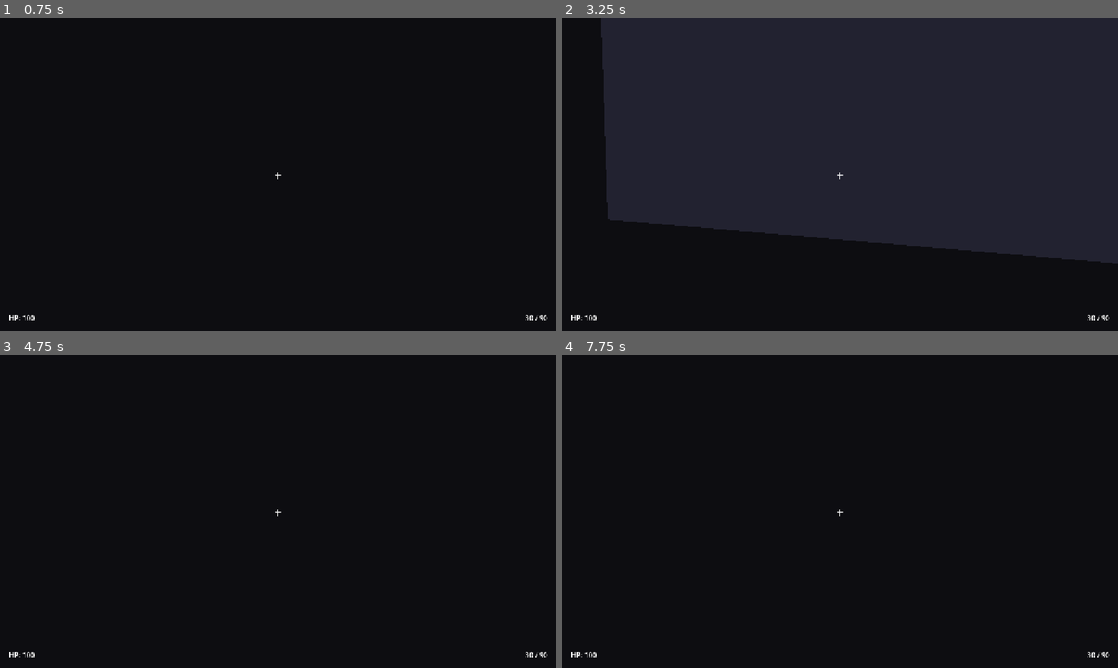
Above: before the commit, frames 1-4 (two rows, left to right).
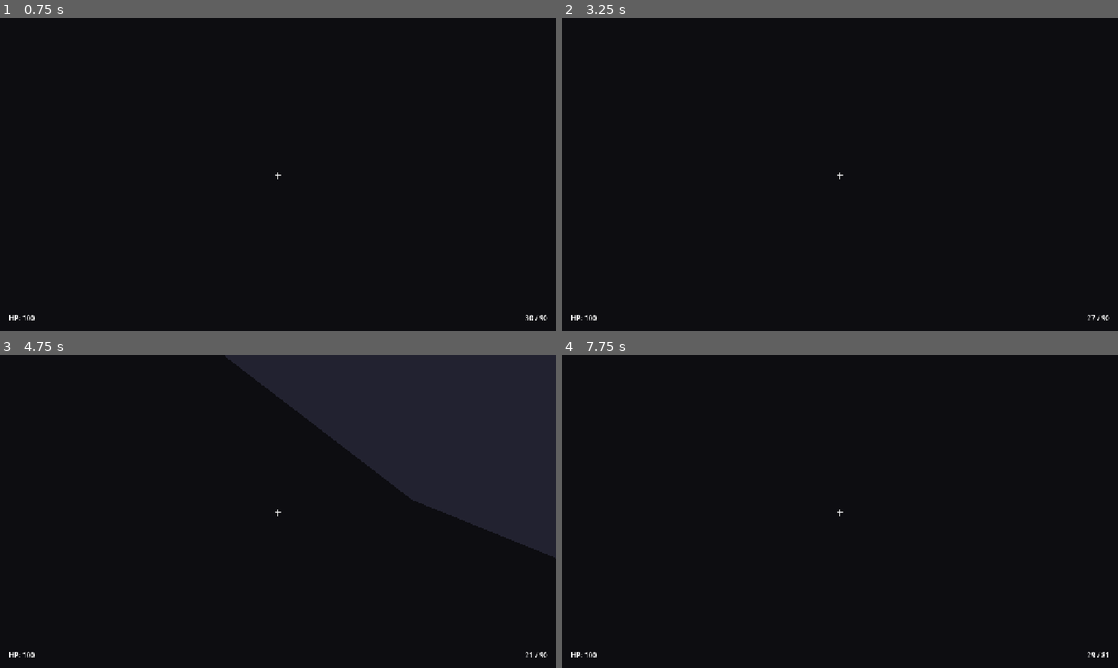
Above: after the commit, the same moments.

Repository: scholardream/Web-version-CS1.6-like-game
Game: Godot game, scene res://scenes/main.tscn
Same seed, same stepped clock (60 frames per second), same inputs: the game is played once before the commit and once after it.
Inputs (mouse positions are in pixels of both pictures, inside the frame that each line leads up to):
- Up to frame 1 (0.75 s): tap Enter at 0.5 s; move the mouse to (305, 174) at 0.52 s; hold W (move_forward) from 0.53 s (still down); hold Ctrl (crouch) from 0.53 s (still down)
- Up to frame 2 (3.25 s): keep holding W (move_forward); tap Space (jump) at 0.77, 1.25, 1.52, 2.75, 3.02 s; click (867, 174) at 0.8 s; move the mouse to (812, 174) at 1.27 s; release Ctrl (crouch) at 1.28 s; click (812, 174) at 1.35 s; tap Shift (walk) at 1.55 s; tap Enter at 2 s; move the mouse to (851, 168) at 2.02 s; hold Shift (walk) 2.03-2.78 s; tap Ctrl (crouch) at 2.3, 2.85 s; move the mouse to (834, 180) at 2.77 s; click (834, 180) at 3.05 s
- Up to frame 3 (4.75 s): keep holding W (move_forward); move the mouse to (316, 514) at 3.52 s; press the mouse at (316, 514) at 3.53 s; tap Space (jump) at 3.77, 4.52 s; tap Shift (walk) at 3.8, 4.35 s; tap R (reload) at 4.15 s; tap Enter at 4.25 s; move the mouse to (233, 508) at 4.27 s; release the mouse at (233, 508) at 4.28 s; tap Ctrl (crouch) at 4.55 s
- Up to frame 4 (7.75 s): move the mouse to (845, 511) at 5.02 s; hold Ctrl (crouch) 5.03-5.78 s; click (845, 511) at 5.3 s; tap Space (jump) at 5.75, 6.02, 6.77, 7.52 s; move the mouse to (817, 505) at 5.77 s; release W (move_forward) at 5.78 s; hold D (move_right) 5.78-6.53 s; click (817, 505) at 5.85 s; tap Shift (walk) at 6.05 s; move the mouse to (867, 511) at 6.52 s; hold Shift (walk) 6.53-7.28 s; hold W (move_forward) from 6.53 s (still down); tap Ctrl (crouch) at 6.8, 7.35 s; move the mouse to (812, 511) at 7.27 s; click (812, 511) at 7.55 s

Frame 1 is identical in both runs. In frame 2, 66% of the frame differs, in the area x 7-100%, y 0-97%; in frame 3, 22%; in frame 4, less than 0.1%.

Commit message:
feat: combat core — health/damage, HUD wiring, full-auto fire, spread bloom, crouch fixes
player.gd:
- Add health system: take_damage(), death + respawn at spawn point
- Full-auto fire: hold LMB to keep firing at FIRE_RATE (was single-shot per click)
- Spread bloom: spread grows per shot, recovers over time, crouch/walk tighten it
- Headshot detection (collider name contains "head") with 2x damage multiplier
- Actually apply damage to colliders implementing take_damage()
- Crouch fixes: ShapeQuery ceiling check before standing up (no more clipping),
  smooth head height transition via lerp (moves Head node, fixes old bug where
  camera local Y was set to an absolute world height ~1.62)
- Auto-reload when pulling the trigger on an empty mag
- Placeholder box weapon when the .glb model is missing (no more empty hands)
- Signals: health_changed / ammo_changed / hit_landed / died

game_manager.gd:
- Connect player signals to HUD: AmmoLabel and HealthLabel now live-update
- Crosshair flashes red on confirmed hit (hitmarker feedback)

README.md:
- Tick FPS controller roadmap item

Diff:
--- a/scripts/game_manager.gd
+++ b/scripts/game_manager.gd
@@ -10,14 +10,28 @@
 
 @onready var round_timer: Timer = $RoundTimer
 @onready var hud: Control = $HUD
+@onready var crosshair: Label = $HUD/Crosshair
+@onready var ammo_label: Label = $HUD/AmmoLabel
+@onready var health_label: Label = $HUD/HealthLabel
+@onready var player: Player = $"../Player"
+
 
 func _ready() -> void:
+    # Player is a sibling node; its _ready() runs first, so we can both
+    # connect signals and initialize the HUD from its current state.
+    player.health_changed.connect(_on_player_health_changed)
+    player.ammo_changed.connect(_on_player_ammo_changed)
+    player.hit_landed.connect(_on_player_hit_landed)
+    _on_player_health_changed(player.current_health, player.max_health)
+    _on_player_ammo_changed(player.current_ammo, player.reserve_ammo)
     start_round()
+
 
 func start_round() -> void:
     current_state = GameState.PLAYING
     round_time = 120.0
     round_timer.start(1.0)
+
 
 func _on_round_timer_timeout() -> void:
     if current_state == GameState.PLAYING:
@@ -25,13 +39,29 @@
         if round_time <= 0:
             end_round()
 
+
 func end_round() -> void:
     current_state = GameState.END_ROUND
     # TODO: determine winner, update scores, show scoreboard
     round_timer.stop()
+
 
 func add_score(team: String) -> void:
     if team == "a":
         score_team_a += 1
     else:
         score_team_b += 1
+
+
+func _on_player_health_changed(current: int, _maximum: int) -> void:
+    health_label.text = "HP: %d" % current
+
+
+func _on_player_ammo_changed(magazine: int, reserve: int) -> void:
+    ammo_label.text = "%d / %d" % [magazine, reserve]
+
+
+func _on_player_hit_landed() -> void:
+    crosshair.modulate = Color(1.0, 0.25, 0.25)
+    var tween := create_tween()
+    tween.tween_property(crosshair, "modulate", Color.WHITE, 0.15)
--- a/scripts/player.gd
+++ b/scripts/player.gd
@@ -1,13 +1,19 @@
 extends CharacterBody3D
 class_name Player
+
+signal health_changed(current: int, maximum: int)
+signal ammo_changed(magazine: int, reserve: int)
+signal hit_landed
+signal died
 
 @export var mouse_sensitivity: float = 0.002
 @export var base_speed: float = 5.0
 @export var walk_speed: float = 2.5
 @export var crouch_speed: float = 2.0
 @export var jump_velocity: float = 4.5
-@export var crouch_height: float = 1.0
-@export var stand_height: float = 1.8
+@export var crouch_transition_speed: float = 10.0
+
+@export var max_health: int = 100
 
 @export var weapon_model_path: String = "res://assets/models/low-poly_stg_44.glb"
 @export var weapon_scale: float = 0.08
@@ -20,46 +26,79 @@
 @onready var crouching_collision: CollisionShape3D = $CrouchingCollision
 @onready var raycast: RayCast3D = $Head/Camera3D/RayCast3D
 
+const HEAD_STAND_Y: float = 1.6
+const HEAD_CROUCH_Y: float = 1.0
+
 var current_speed: float = base_speed
 var is_crouching: bool = false
+var target_head_height: float = HEAD_STAND_Y
+
+# Health
+var current_health: int
+var spawn_position: Vector3
 
 # Weapon state
-var can_shoot: bool = true
 var current_ammo: int = 30
 var reserve_ammo: int = 90
 const MAGAZINE_SIZE: int = 30
 const FIRE_RATE: float = 0.1
 const RELOAD_TIME: float = 2.0
 const DAMAGE: int = 25
-const SPREAD: float = 0.02
+const HEADSHOT_MULTIPLIER: float = 2.0
 const WEAPON_RANGE: float = 100.0
 var is_reloading: bool = false
+
+# Spread bloom: grows per shot, recovers over time.
+const BASE_SPREAD: float = 0.004
+const MAX_SPREAD: float = 0.045
+const SPREAD_PER_SHOT: float = 0.006
+const SPREAD_RECOVERY: float = 0.08  # radians per second
+var current_spread: float = BASE_SPREAD
+var fire_cooldown: float = 0.0
+
 
 func _ready() -> void:
     Input.mouse_mode = Input.MOUSE_MODE_CAPTURED
     crouching_collision.disabled = true
     standing_collision.disabled = false
+    current_health = max_health
+    spawn_position = global_position
     _load_weapon_model()
 
+
 func _load_weapon_model() -> void:
+    for child in weapon_holder.get_children():
+        child.queue_free()
+
+    if not ResourceLoader.exists(weapon_model_path):
+        push_warning("Weapon model missing, using placeholder: " + weapon_model_path)
+        weapon_holder.add_child(_make_placeholder_weapon())
+        return
+
     var scene := load(weapon_model_path) as PackedScene
-    if scene == null:
-        push_warning("Failed to load weapon model: " + weapon_model_path)
-        return
-
-    var weapon := scene.instantiate() as Node3D
+    var weapon := scene.instantiate() as Node3D if scene else null
     if weapon == null:
-        push_warning("Weapon model is not a Node3D")
+        push_warning("Weapon model is not a Node3D, using placeholder")
+        weapon_holder.add_child(_make_placeholder_weapon())
         return
 
     weapon.scale = Vector3(weapon_scale, weapon_scale, weapon_scale)
     weapon.rotation = weapon_rotation
-
-    # Clear existing children
-    for child in weapon_holder.get_children():
-        child.queue_free()
-
     weapon_holder.add_child(weapon)
+
+
+func _make_placeholder_weapon() -> MeshInstance3D:
+    var mesh_instance := MeshInstance3D.new()
+    mesh_instance.name = "PlaceholderWeapon"
+    var box := BoxMesh.new()
+    box.size = Vector3(0.08, 0.14, 0.6)
+    mesh_instance.mesh = box
+    var material := StandardMaterial3D.new()
+    material.albedo_color = Color(0.12, 0.12, 0.14)
+    mesh_instance.material_override = material
+    mesh_instance.position = Vector3(0.0, -0.05, -0.2)
+    return mesh_instance
+
 
 func _input(event: InputEvent) -> void:
     if event is InputEventMouseMotion and Input.mouse_mode == Input.MOUSE_MODE_CAPTURED:
@@ -74,15 +113,32 @@
         if Input.mouse_mode == Input.MOUSE_MODE_VISIBLE:
             Input.mouse_mode = Input.MOUSE_MODE_CAPTURED
 
-    if event.is_action_pressed("shoot"):
-        _try_shoot()
     if event.is_action_pressed("reload"):
         _try_reload()
 
+
+func _process(delta: float) -> void:
+    head.position.y = lerpf(head.position.y, target_head_height, crouch_transition_speed * delta)
+
+
 func _physics_process(delta: float) -> void:
-    _handle_crouch(delta)
+    fire_cooldown = maxf(fire_cooldown - delta, 0.0)
+    current_spread = move_toward(current_spread, BASE_SPREAD, SPREAD_RECOVERY * delta)
+    _handle_crouch()
     _handle_movement(delta)
+    _handle_trigger()
     move_and_slide()
+
+
+func _handle_trigger() -> void:
+    if not Input.is_action_pressed("shoot"):
+        return
+    if current_ammo <= 0 and not is_reloading:
+        _try_reload()
+        return
+    if fire_cooldown <= 0.0:
+        _try_shoot()
+
 
 func _handle_movement(delta: float) -> void:
     if not is_on_floor():
@@ -108,45 +164,80 @@
         velocity.x = move_toward(velocity.x, 0, current_speed)
         velocity.z = move_toward(velocity.z, 0, current_speed)
 
-func _handle_crouch(delta: float) -> void:
+
+func _handle_crouch() -> void:
     if Input.is_action_pressed("crouch"):
-        if not is_crouching:
-            is_crouching = true
-            standing_collision.disabled = true
-            crouching_collision.disabled = false
-            camera.position.y = crouch_height * 0.8
-    else:
-        if is_crouching:
-            is_crouching = false
-            standing_collision.disabled = false
-            crouching_collision.disabled = true
-            camera.position.y = stand_height * 0.9
+        _set_crouched(true)
+    elif is_crouching and _can_stand():
+        _set_crouched(false)
+
+
+func _set_crouched(value: bool) -> void:
+    if is_crouching == value:
+        return
+    is_crouching = value
+    standing_collision.disabled = value
+    crouching_collision.disabled = not value
+    target_head_height = HEAD_CROUCH_Y if value else HEAD_STAND_Y
+
+
+func _can_stand() -> bool:
+    # Make sure there is room for the standing capsule above us.
+    var params := PhysicsShapeQueryParameters3D.new()
+    params.shape = standing_collision.shape
+    params.transform = standing_collision.global_transform
+    params.transform.origin += Vector3.UP * 0.05
+    params.exclude = [get_rid()]
+    params.collision_mask = collision_mask
+    return get_world_3d().direct_space_state.intersect_shape(params).is_empty()
+
 
 func _try_shoot() -> void:
-    if not can_shoot or is_reloading or current_ammo <= 0:
+    if is_reloading or current_ammo <= 0:
         return
 
     current_ammo -= 1
-    can_shoot = false
-    get_tree().create_timer(FIRE_RATE).timeout.connect(func(): can_shoot = true)
+    fire_cooldown = FIRE_RATE
+    current_spread = minf(current_spread + _spread_modifier(), MAX_SPREAD)
+    ammo_changed.emit(current_ammo, reserve_ammo)
 
     # Visual recoil on weapon holder
     weapon_holder.position.z += 0.02
     get_tree().create_timer(0.05).timeout.connect(func(): weapon_holder.position.z -= 0.02)
 
-    # Raycast shoot
+    # Raycast shoot with spread applied as a random cone offset
+    raycast.rotation.x = randf_range(-current_spread, current_spread)
+    raycast.rotation.y = randf_range(-current_spread, current_spread)
     raycast.force_raycast_update()
+
     if raycast.is_colliding():
         var collider := raycast.get_collider()
-        var hit_point := raycast.get_collision_point()
-        print("Hit: ", collider.name, " at ", hit_point)
-        # TODO: apply damage to collider if it has health
+        if collider and collider.has_method("take_damage"):
+            var damage := DAMAGE
+            if collider.name.to_lower().contains("head"):
+                damage = int(damage * HEADSHOT_MULTIPLIER)
+            collider.take_damage(damage, self)
+            hit_landed.emit()
+
+    raycast.rotation = Vector3.ZERO
+
+
+func _spread_modifier() -> float:
+    # Standing still and crouching tightens spread; moving/airborne opens it up.
+    var modifier := SPREAD_PER_SHOT
+    if is_crouching or Input.is_action_pressed("walk"):
+        modifier *= 0.6
+    if not is_on_floor():
+        modifier *= 2.0
+    return modifier
+
 
 func _try_reload() -> void:
     if is_reloading or current_ammo == MAGAZINE_SIZE or reserve_ammo <= 0:
         return
     is_reloading = true
     get_tree().create_timer(RELOAD_TIME).timeout.connect(_finish_reload)
+
 
 func _finish_reload() -> void:
     var needed := MAGAZINE_SIZE - current_ammo
@@ -154,6 +245,33 @@
     current_ammo += available
     reserve_ammo -= available
     is_reloading = false
+    ammo_changed.emit(current_ammo, reserve_ammo)
+
+
+func take_damage(amount: int, _from: Node = null) -> void:
+    if current_health <= 0:
+        return
+    current_health = maxi(current_health - amount, 0)
+    health_changed.emit(current_health, max_health)
+    if current_health == 0:
+        _die()
+
+
+func _die() -> void:
+    died.emit()
+    _respawn()
+
+
+func _respawn() -> void:
+    global_position = spawn_position
+    velocity = Vector3.ZERO
+    current_health = max_health
+    current_ammo = MAGAZINE_SIZE
+    reserve_ammo = 90
+    is_reloading = false
+    health_changed.emit(current_health, max_health)
+    ammo_changed.emit(current_ammo, reserve_ammo)
+
 
 func get_ammo_text() -> String:
     return "%d / %d" % [current_ammo, reserve_ammo]
Not shown, changed: README.md
